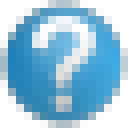
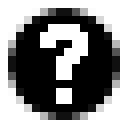
Comparing the layer stacks of the two (128, 128) images. Changes:
added layer "Layer #2" above "Layer #5" over [8, 8, 120, 120]
added layer "Layer #5" above "Background" over [0, 0, 128, 128]
renamed "question-faq-icon.png" to "Background", hid it, painted on it over [0, 0, 128, 128]
